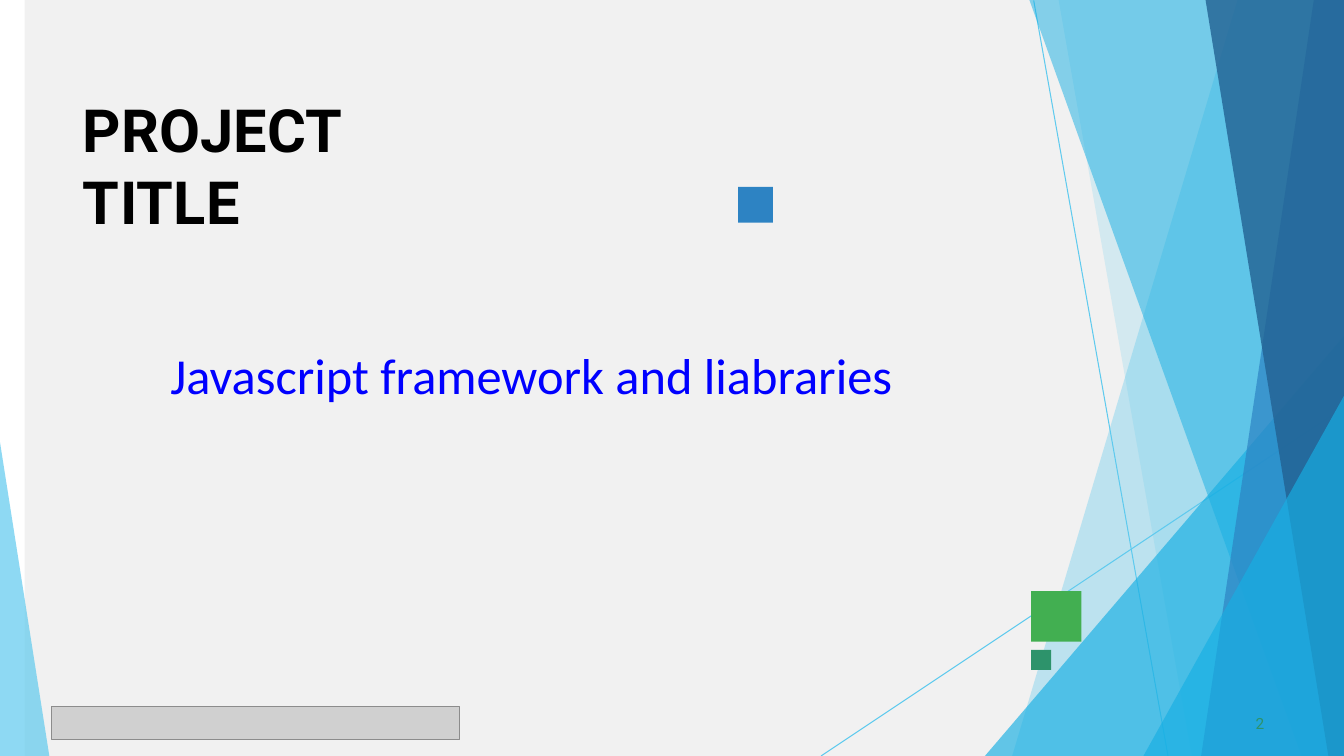
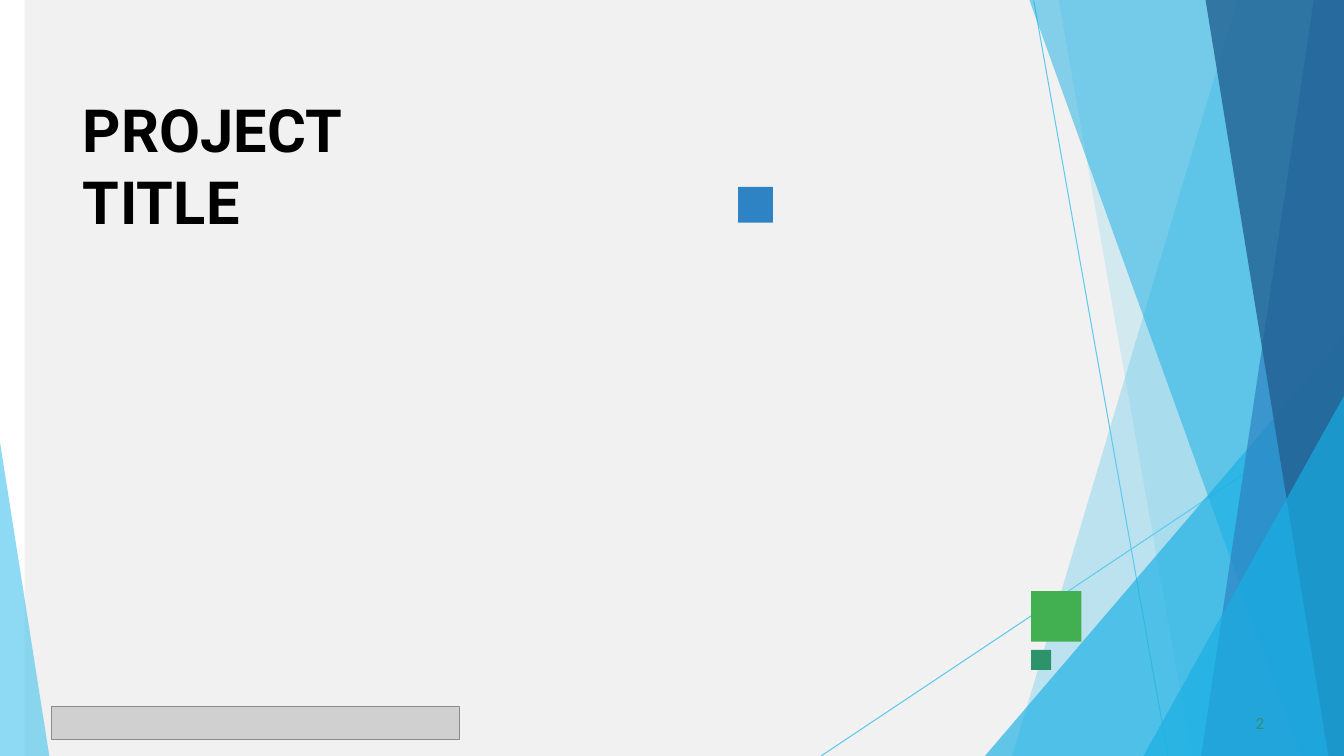
Before and after one commit to prabhakaran8518-ops/Priya-.p, a slide deck: slide 2 of PPT FWD TNSDC 2025 (1).pptx. Drawn at 1344x756 pixels with LibreOffice and Linux fonts; fonts in the diff are those of the drawing; grey boxes stand for pictures. Boxes give left, top, right and bottom in pixels: in the first picture for what was removed or moved away, otherwise in the second. Text is boxed around its words. In the diff, an @@ line names an element or a change of style, - is before the commit and + after.

```diff
--- a/PPT FWD TNSDC 2025 (1).pptx
+++ b/PPT FWD TNSDC 2025 (1).pptx
@@ text removed at <box>170,359,892,402</box> @@
-Javascript framework and liabraries
```
Also in this commit, not shown: 9 other slides changed.
